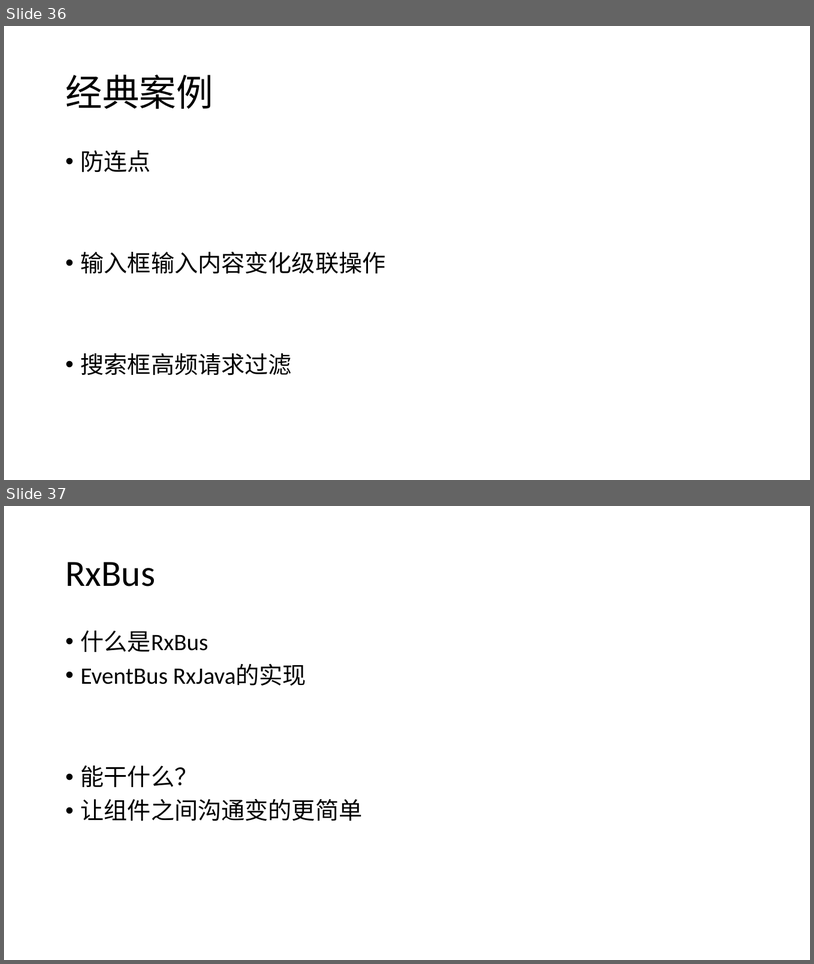
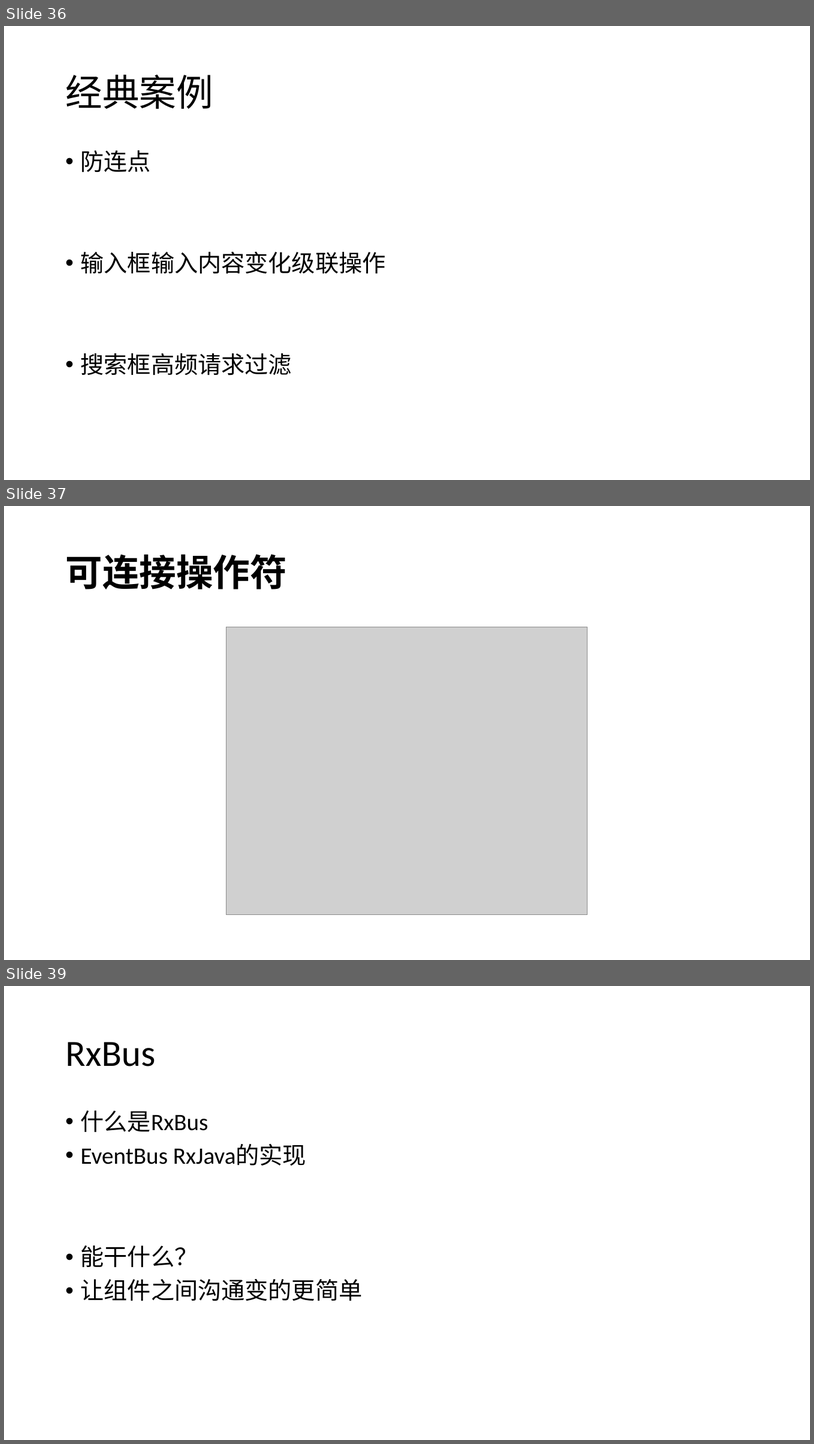
Before and after one commit to CyrusCeasar/rxjava_demo, a slide deck: res/rxJava.pptx. Shown one above the other, each under a label of ours: slides 36 and 37 before the commit, slides 36, 37 and 39 after it; the slides between them are not shown. The pictures are 814x964 and 814x1444 pixels, drawn with LibreOffice and Linux fonts; fonts in the diff are those of the drawing; grey boxes stand for pictures. Boxes give left, top, right and bottom in pixels: in the first picture for what was removed or moved away, otherwise in the second. Text is boxed around its words. In the diff, an @@ line names an element or a change of style, - is before the commit and + after.

```diff
--- a/res/rxJava.pptx
+++ b/res/rxJava.pptx
@@ slide 37 added at [4, 506, 810, 960], background #FFFFFF @@
@@ title added at [65, 554, 287, 589], 44 pt, text #000000, bold @@
+可连接操作符
@@ picture added at [227, 627, 588, 915] @@
@@ what was slide 37 is now slide 39 @@
```
Also in this commit, not shown: 1 other slide added, 2 other files.
